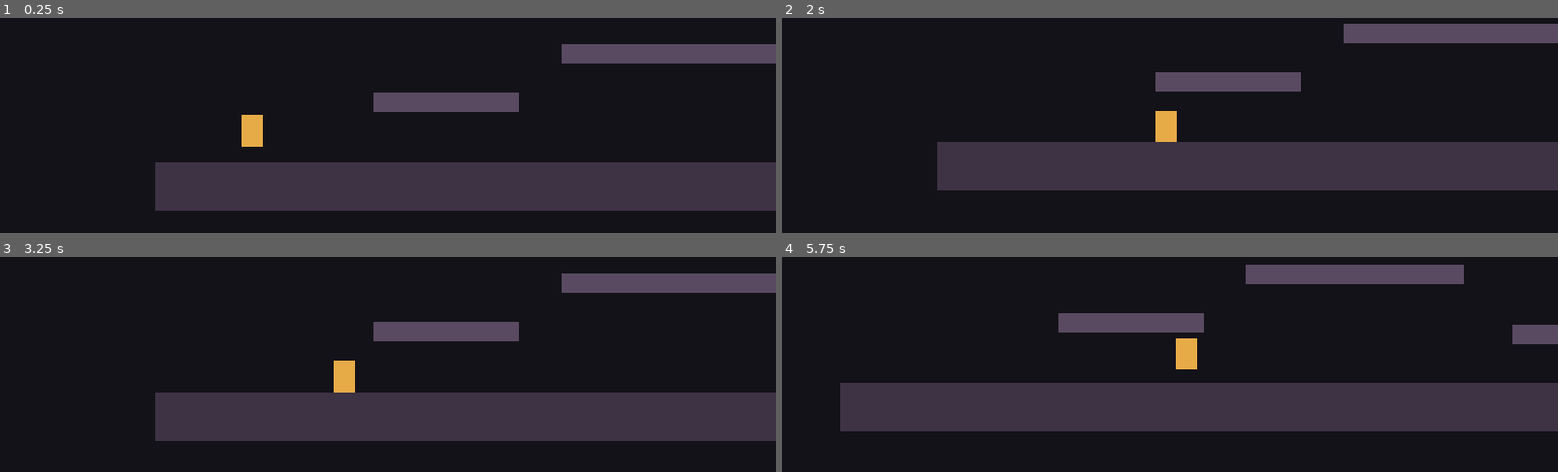
Above: before the commit, frames 1-4 (two rows, left to right).
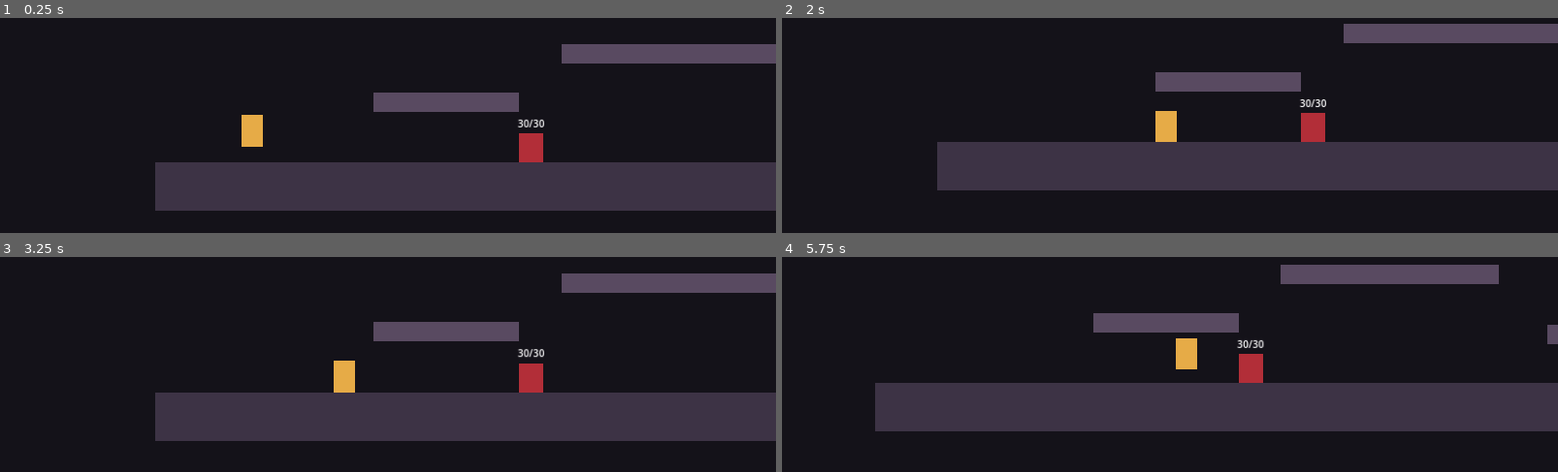
Above: after the commit, the same moments.

Repository: 98longq/relicbound
Game: Godot game, scene res://scenes/levels/test_level.tscn
Same seed, same stepped clock (60 frames per second), same inputs: the game is played once before the commit and once after it.
Inputs (mouse positions are in pixels of both pictures, inside the frame that each line leads up to):
- Up to frame 1 (0.25 s): no input
- Up to frame 2 (2 s): tap Enter (ui_accept) at 0.5, 0.77, 1.52 s; move the mouse to (1340, 84) at 0.52 s; hold Space 0.53-1.28 s; hold Right (ui_right) from 0.53 s (still down); click (1340, 84) at 0.67 s; move the mouse to (1014, 127) at 1.27 s; tap J at 1.35 s
- Up to frame 3 (3.25 s): move the mouse to (outside the picture) at 2.02 s; release Right (ui_right) at 2.03 s; hold Left (ui_left) 2.03-2.78 s; hold Space 2.03-2.78 s; move the mouse to (349, 433) at 2.77 s; hold Right (ui_right) from 2.78 s (still down); tap J at 2.85 s; click (349, 433) at 2.92 s; tap Enter (ui_accept) at 3.02 s
- Up to frame 4 (5.75 s): move the mouse to (1402, 409) at 3.52 s; hold Space 3.53-4.28 s; tap Enter (ui_accept) at 3.77, 4.52 s; move the mouse to (937, 280) at 4.27 s; release Right (ui_right) at 4.28 s; hold Left (ui_left) 4.28-5.03 s; tap J at 4.35 s; move the mouse to (1208, 345) at 5.02 s; hold Right (ui_right) from 5.03 s (still down); hold Space from 5.03 s (still down); click (1208, 345) at 5.17 s

The runs differ from the first frame. In frame 1, 0.5% of the frame differs, in the area x 66-71%, y 46-68%; in frame 2, 0.5%; in frame 3, 0.5%; in frame 4, 3.6%, in the area x 7-99%, y 3-82%.

Commit message:
Place M2 test enemy in level

Diff:
--- a/scenes/levels/test_level.tscn
+++ b/scenes/levels/test_level.tscn
@@ -1,6 +1,7 @@
-[gd_scene load_steps=5 format=3]
+[gd_scene load_steps=6 format=3]
 
 [ext_resource type="PackedScene" path="res://scenes/player/player.tscn" id="1_player"]
+[ext_resource type="PackedScene" path="res://scenes/enemies/test_enemy.tscn" id="2_test_enemy"]
 
 [sub_resource type="RectangleShape2D" id="RectangleShape2D_ground"]
 size = Vector2(1600, 80)
@@ -25,6 +26,12 @@
 
 [node name="Player" parent="." instance=ExtResource("1_player")]
 position = Vector2(160, 520)
+
+[node name="EnemySpawn" type="Marker2D" parent="."]
+position = Vector2(620, 592)
+
+[node name="TestEnemy" parent="." instance=ExtResource("2_test_enemy")]
+position = Vector2(620, 592)
 
 [node name="Ground" type="StaticBody2D" parent="."]
 position = Vector2(800, 640)
